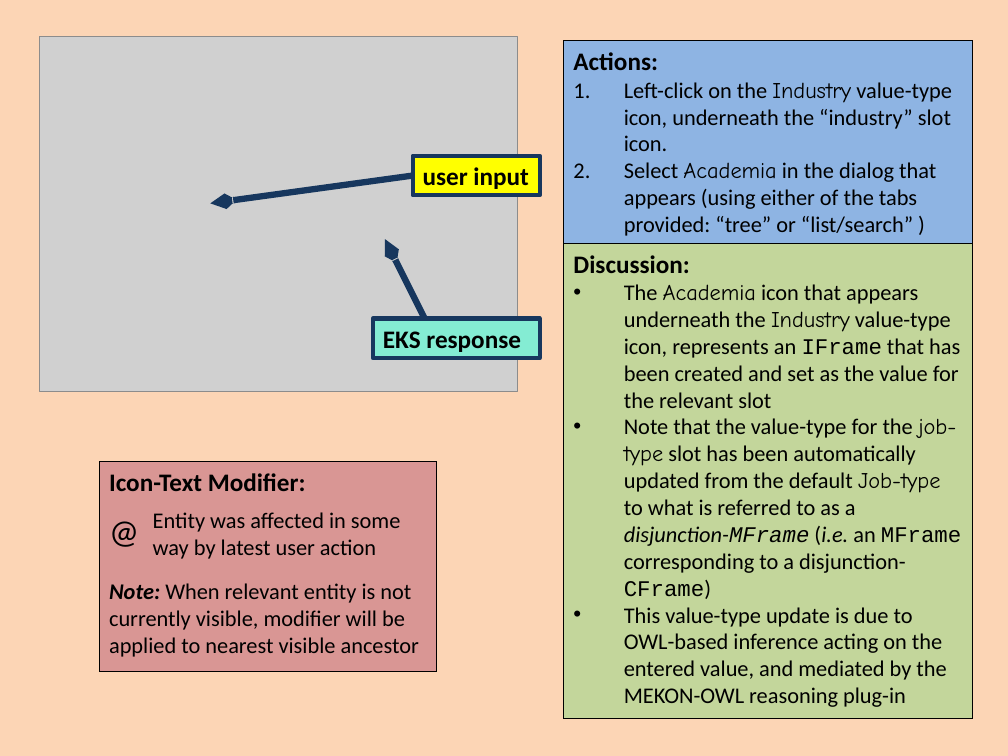
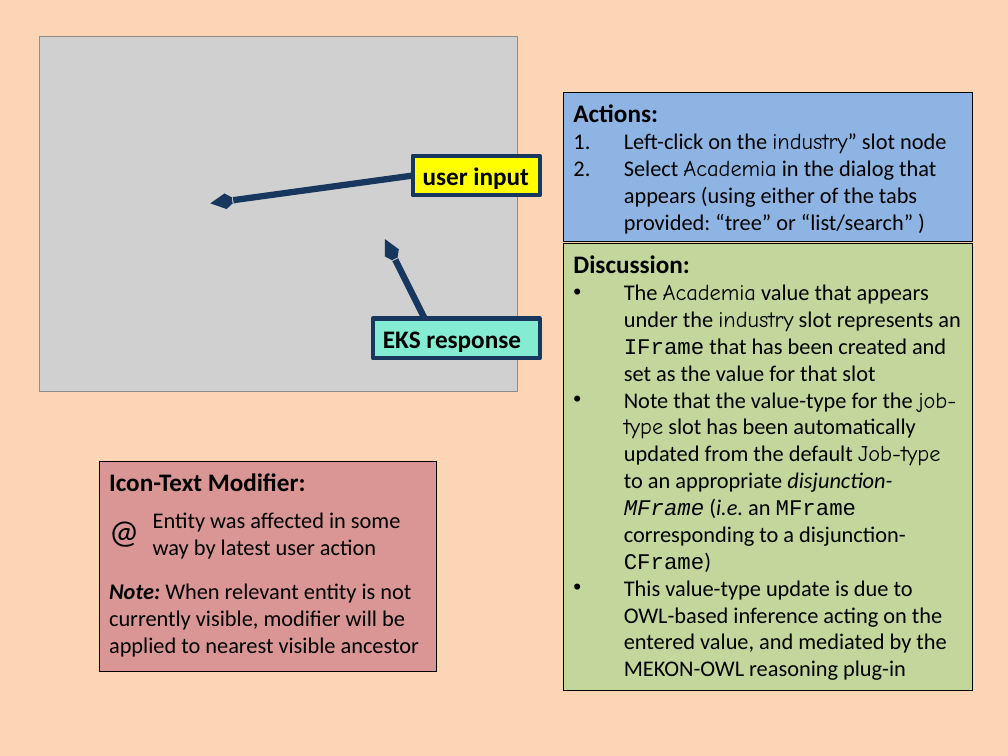
Before and after one commit to colin-puleston/mekon-hobo, a slide deck: slide 34 of docs/MEKON-HOBO Introductory Tutorial.pptx. Drawn at 1008x756 pixels with LibreOffice and Linux fonts; fonts in the diff are those of the drawing; grey boxes stand for pictures. Boxes give left, top, right and bottom in pixels: in the first picture for what was removed or moved away, otherwise in the second. Text is boxed around its words. In the diff, an @@ line names an element or a change of style, - is before the commit and + after.

```diff
--- a/docs/MEKON-HOBO Introductory Tutorial.pptx
+++ b/docs/MEKON-HOBO Introductory Tutorial.pptx
@@ rectangle "Actions:": place and size @@
-rectangle "Actions:" at [563,40,973,244]
+rectangle "Actions:" at [563,93,973,242]
@@ text in rectangle at [624,133,946,154]: text changed @@
-1. Left-click on the Industry value-type icon, underneath the “industry” slot icon.
+1. Left-click on the industry” slot node
@@ rectangle "Discussion:": place and size @@
-rectangle "Discussion:" at [563,243,973,718]
+rectangle "Discussion:" at [563,243,973,690]
@@ text in rectangle at [624,284,960,572]: text changed @@
-• The Academia icon that appears underneath the Industry value-type icon, represents an IFrame that has been created and set as the value for the relevant slot
-• Note that the value-type for the job-type slot has been automatically updated from the default Job-type to what is referred to as a disjunction-MFrame (i.e. an MFrame corresponding to a disjunction-CFrame)
+• The Academia value that appears under the industry slot represents an IFrame that has been created and set as the value for that slot
+• Note that the value-type for the job-type slot has been automatically updated from the default Job-type to an appropriate disjunction-MFrame (i.e. an MFrame corresponding to a disjunction-CFrame)
```
Also in this commit, not shown: 13 other slides changed.
